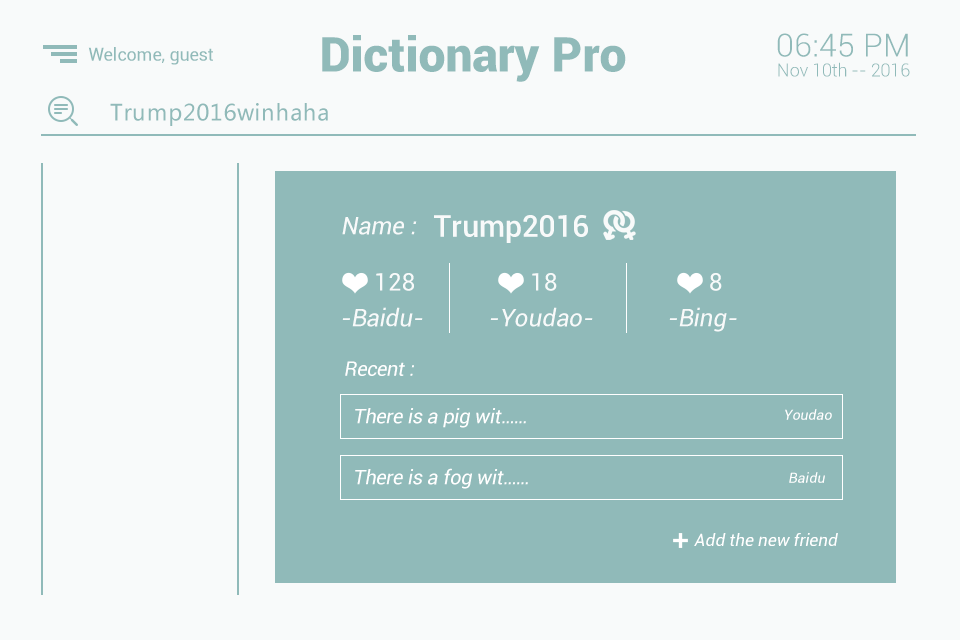
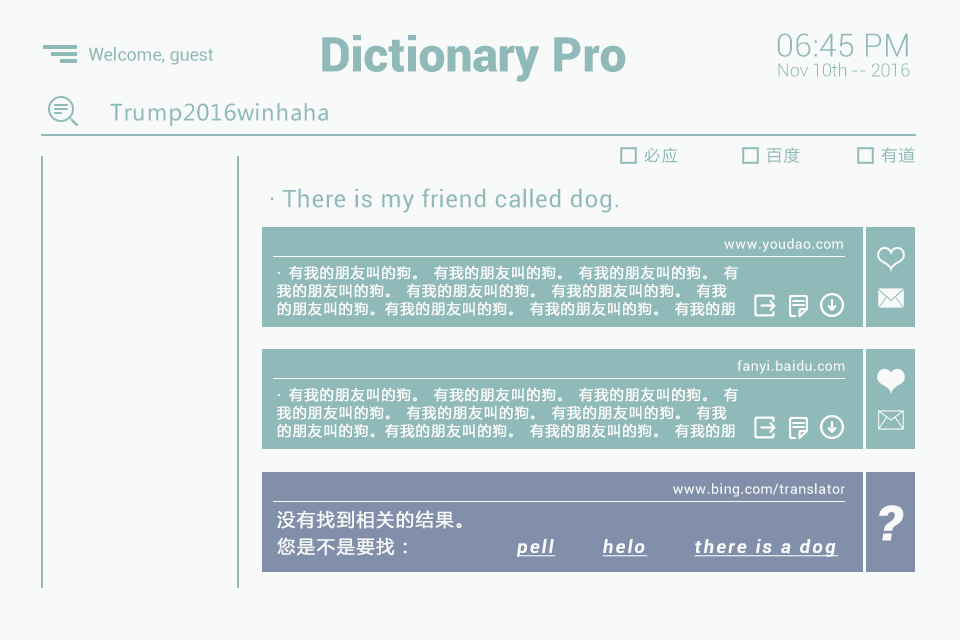
Before/after of a (960, 640) layered artwork. What changed in the layer stack:
hid group "searchFriend_success_failure" (41 layers) over [left=41, top=163, right=896, bottom=595]
showed group "searchWord_success_failure" (68 layers) over [left=41, top=147, right=915, bottom=583]
